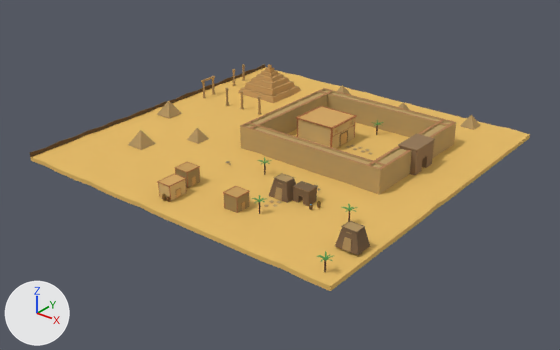
An edit to the Blender file android/assets/blender/Egypt_North.blend, drawn before and after from the same camera.
One viewpoint serves both versions: a 50 mm lens placed at (54.0, -69.1, 38.4), pointed at (0.7, -2.4, -2.9). The lights are fixed; the arrows at lower left show +X, +Y and +Z.

Script lines for the objects in view, before the commit:
```python
me_cube_003 = bpy.data.meshes.new('Cube.003')
me_cube_003.from_pydata(...)  # 108 vertices, 69 faces; spans x -1.0..1.0, y -1.05..1.0, z -1.0..1.05
# faces by material slot: [62, 7]
me_cube_003.materials.append(mat_material_013)  # brown #7e674e
me_cube_003.materials.append(mat_material_014)  # brown #b19465
me_cube_006 = bpy.data.meshes.new('Cube.006')
me_cube_006.from_pydata(...)  # 108 vertices, 69 faces; spans x -1.0..1.0, y -1.05..1.0, z -1.0..1.05
# faces by material slot: [62, 7]
me_cube_006.materials.append(mat_material_013)  # brown #7e674e
me_cube_006.materials.append(mat_material_014)  # brown #b19465
me_cube_008 = bpy.data.meshes.new('Cube.008')
me_cube_008.from_pydata(...)  # 84 vertices, 82 faces; spans x -1.0..1.0, y -1.0..1.0, z -1.0..1.0
me_cube_008.materials.append(mat_material_007)  # brown #6b553a
ob_cube_002 = bpy.data.objects.new('Cube.002', me_cube_008)
ob_cube_002.location = (-21.79, -0.04, 0.26)
ob_cube_002.rotation_euler = (0.0, 0.0, 3.142)  # degrees (0, 0, 180)
ob_cube_002.scale = (0.0494, 21.9, 0.39)
ob_cube_050 = bpy.data.objects.new('Cube.050', me_cube_003)
ob_cube_050.location = (8.05, -10.96, 1.16)
ob_cube_050.rotation_euler = (0.0, 0.0, 6.283)  # degrees (0, 0, 360)
ob_cube_050.scale = (1.3, 1.05, 1.05)
ob_cube_093 = bpy.data.objects.new('Cube.093', me_cube_006)
ob_cube_093.location = (19.81, -15.41, 1.39)
ob_cube_093.rotation_euler = (0.0, 0.0, 6.283)  # degrees (0, 0, 360)
ob_cube_093.scale = (1.3, 1.05, 1.05)
# also in view: 'Cube.217' at (-1.4, -18.3, 1.1); 'Cube' at (5.9, 4.4, 1.3); 'Cube.216' at (-2.1, -15.2, 1.2); 'Cube.175' at (5.8, -16.1, 1.0); 'Plane' at (0.0, 0.0, -0.1)
```
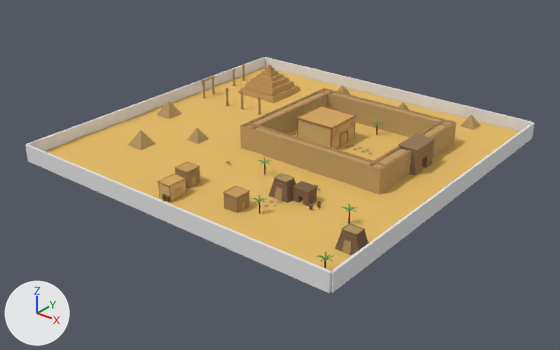
Location of each change, [x1, y1, x2, y2] in pixels of the pictures (560 x 350 px):
'Cube.005', added
    after: [26, 144, 331, 293]
'Cube.002', reshaped, moved, rescaled (14% narrower, 81% taller)
    before: [30, 64, 265, 158]
    after: [331, 122, 534, 293]
'Cube.004', added
    after: [265, 57, 532, 131]
'Cube.003', added
    after: [26, 57, 265, 151]
'Cube.093', moved
    before: [335, 221, 370, 255]
    after: [335, 223, 368, 255]
part 1 of me_cube_008, cut back
    before: [30, 64, 265, 157]
    after: [332, 122, 534, 292]
part 2 of me_cube_008, recoloured
    after: [331, 271, 334, 293]

The change, as a diff of the scene's bpy script:
```diff
--- a/android/assets/blender/Egypt_North.blend.py
+++ b/android/assets/blender/Egypt_North.blend.py
@@ mat_material @@
+mat_material = diffuse_material('Material')
+mat_material.base_color = (0.8, 0.8, 0.8)  # white #e7e7e7
@@ me_cube_008 @@
 # used by ob_cube_002; location = (-21.79, -0.04, 0.26); rotation_euler = (0.0, 0.0, 3.142), in degrees (0, 0, 180); scale = (0.0494, 21.9, 0.39)
-me_cube_008.from_pydata(...)  # 84 vertices, 82 faces; spans x -1.0..1.0, y -1.0..1.0, z -1.0..1.0
+me_cube_008.from_pydata(...)  # 8 vertices, 6 faces; spans x -1.0..1.0, y -1.0..1.0, z -1.0..1.0
+# me_cube_008 part 1
+# 76 vertices are removed from x -1.0..1.0, y -0.9..0.9, z -1.0..1.0
+# 80 faces are deleted
+# 4 new faces join them
+# me_cube_008 part 2: 2 faces spanning x -1.0..1.0, y -1.0..1.0, z -1.0..1.0 switch from mat_material_007 (brown #6b553a) to mat_material (white #e7e7e7)
@@ me_cube_052 @@
+me_cube_052.from_pydata(...)  # a box spanning x -1.0..1.0, y -1.0..1.0, z -1.0..1.0
+me_cube_052.materials.append(mat_material)  # white #e7e7e7
@@ me_cube_053 @@
+me_cube_053.from_pydata(...)  # a box spanning x -1.0..1.0, y -1.0..1.0, z -1.0..1.0
+me_cube_053.materials.append(mat_material)  # white #e7e7e7
@@ me_cube_057 @@
+me_cube_057.from_pydata(...)  # a box spanning x -1.0..1.0, y -1.0..1.0, z -1.0..1.0
+me_cube_057.materials.append(mat_material)  # white #e7e7e7
@@ ob_cube_093 @@
 ob_cube_093 = bpy.data.objects.new('Cube.093', me_cube_006)
-ob_cube_093.location = (19.81, -15.41, 1.39)
+ob_cube_093.location = (19.81, -15.41, 1.11)
 ob_cube_093.rotation_euler = (0.0, 0.0, 6.283)  # degrees (0, 0, 360)
@@ ob_cube_002 @@
 ob_cube_002 = bpy.data.objects.new('Cube.002', me_cube_008)
-ob_cube_002.location = (-21.79, -0.04, 0.26)
+ob_cube_002.location = (22.03, 0.02, 0.63)
 ob_cube_002.rotation_euler = (0.0, 0.0, 3.142)  # degrees (0, 0, 180)
-ob_cube_002.scale = (0.0494, 21.9, 0.39)
+ob_cube_002.scale = (0.137, 21.9, 1.07)
@@ ob_cube_003 @@
+ob_cube_003 = bpy.data.objects.new('Cube.003', me_cube_052)
+ob_cube_003.location = (-22.02, -0.1, 0.62)
+ob_cube_003.scale = (0.137, 21.9, 1.07)
@@ ob_cube_004 @@
+ob_cube_004 = bpy.data.objects.new('Cube.004', me_cube_053)
+ob_cube_004.location = (-0.02, 22.06, 0.62)
+ob_cube_004.rotation_euler = (0.0, 0.0, 1.571)  # degrees (0, 0, 90)
+ob_cube_004.scale = (0.137, 21.9, 1.07)
@@ ob_cube_005 @@
+ob_cube_005 = bpy.data.objects.new('Cube.005', me_cube_057)
+ob_cube_005.location = (-0.02, -22.06, 0.62)
+ob_cube_005.rotation_euler = (0.0, 0.0, 1.571)  # degrees (0, 0, 90)
+ob_cube_005.scale = (0.137, 21.9, 1.07)
```
